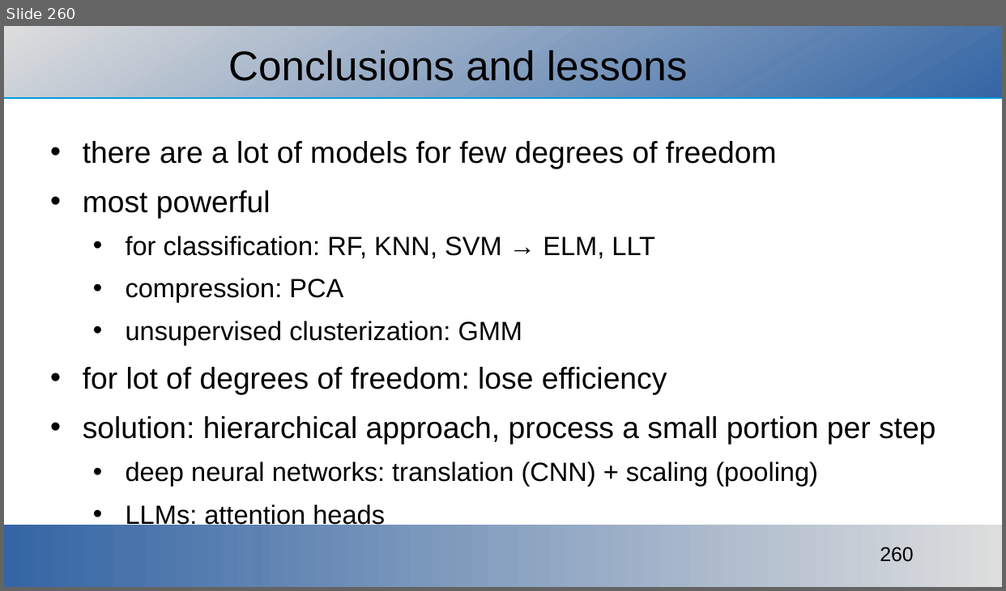
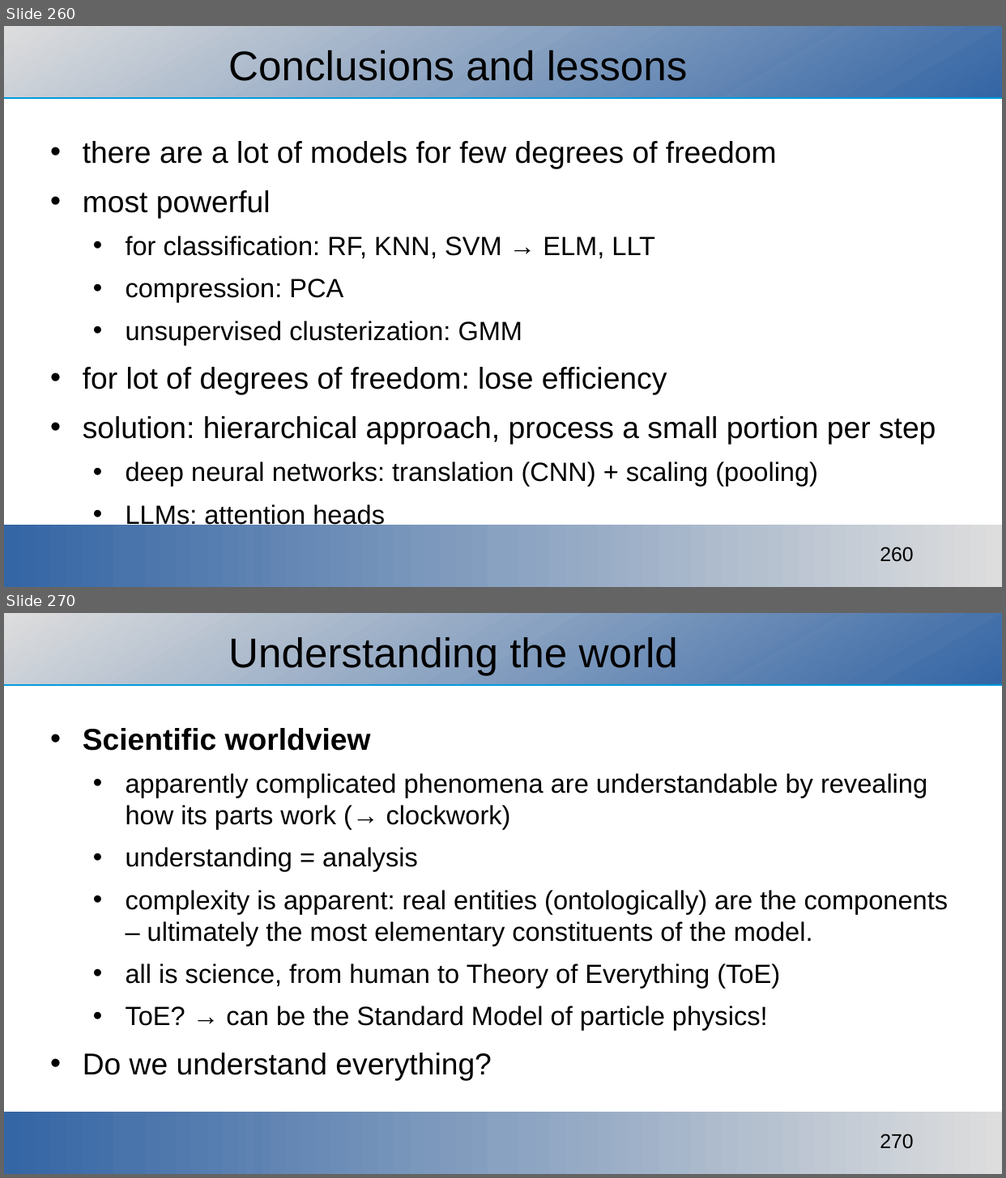
Before and after one commit to ajakovac/ML-in-Practice-I, a slide deck: ML in practice.odp. Shown one above the other, each under a label of ours: slide 260 before the commit, slides 260 and 270 after it; the slides between them are not shown. The pictures are 1006x591 and 1006x1178 pixels, drawn with LibreOffice and Linux fonts; fonts in the diff are those of the drawing; background and template pictures are left out. Boxes give left, top, right and bottom in pixels: in the first picture for what was removed or moved away, otherwise in the second. Text is boxed around its words. In the diff, an @@ line names an element or a change of style, - is before the commit and + after.

```diff
--- a/ML in practice.odp
+++ b/ML in practice.odp
@@ slide 270 added at box(4, 613, 1002, 1174), background #FFFFFF; not listed: 3 template elements that a slide beside it also shows @@
@@ title added at box(228, 637, 678, 675), 33 pt, text #000000 @@
+Understanding the world
@@ text added at box(83, 728, 948, 1080), 21 pt, text #000000 @@
+• Scientific worldview
+  • apparently complicated phenomena are understandable by revealing how its parts work (→ clockwork)
+  • understanding = analysis
+  • complexity is apparent: real entities (ontologically) are the components – ultimately the most elementary constituents of the model.
+  • all is science, from human to Theory of Everything (ToE)
+  • ToE? → can be the Standard Model of particle physics!
+• Do we understand everything?
```
Also in this commit, not shown: 19 other slides added, 2 other files.
